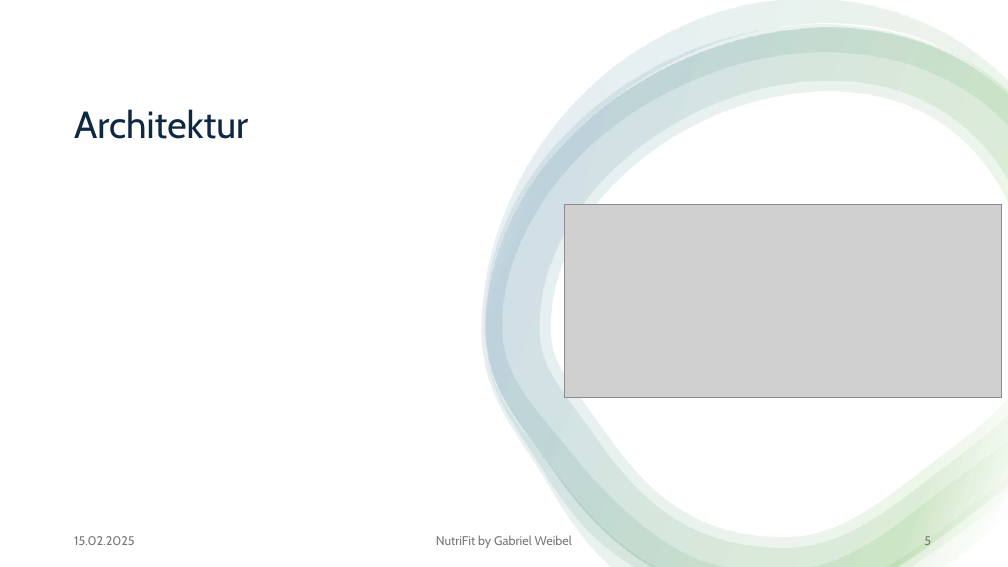
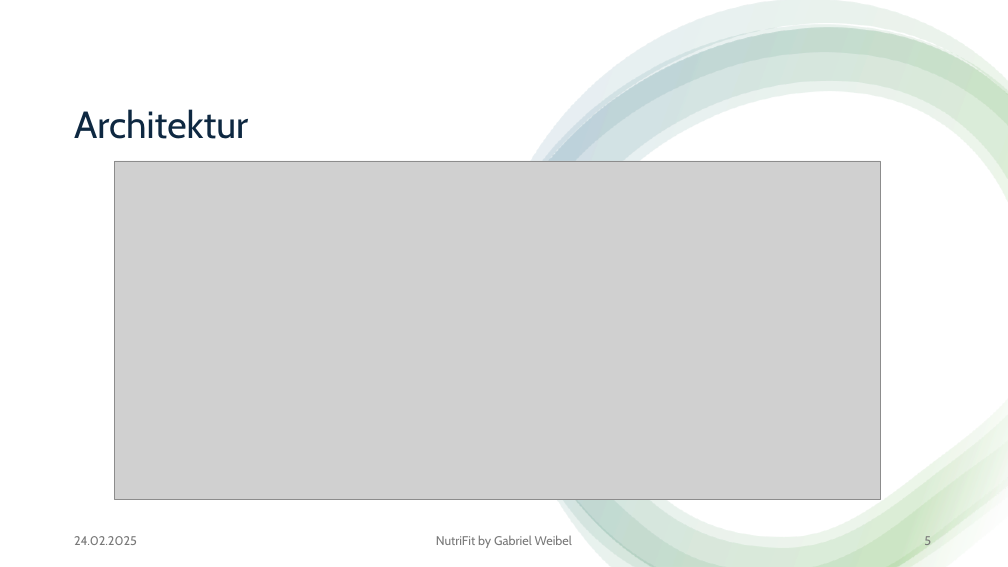
Before and after one commit to gaweCodes/NutriFit, a slide deck: slide 5 of docs/Vorstellung_NutriFit.pptx. Drawn at 1008x567 pixels with LibreOffice and Linux fonts; fonts in the diff are those of the drawing; grey boxes stand for pictures. Boxes give left, top, right and bottom in pixels: in the first picture for what was removed or moved away, otherwise in the second. Text is boxed around its words. In the diff, an @@ line names an element or a change of style, - is before the commit and + after.

```diff
--- a/docs/Vorstellung_NutriFit.pptx
+++ b/docs/Vorstellung_NutriFit.pptx
@@ picture: place and size @@
-picture at bbox=[565, 204, 1001, 397]
+picture at bbox=[115, 161, 881, 500]
@@ text at bbox=[74, 536, 137, 545]: text changed @@
-15.02.2025
+24.02.2025
```
Also in this commit, not shown: 7 other slides changed, 1 slide removed, 1 other file.
